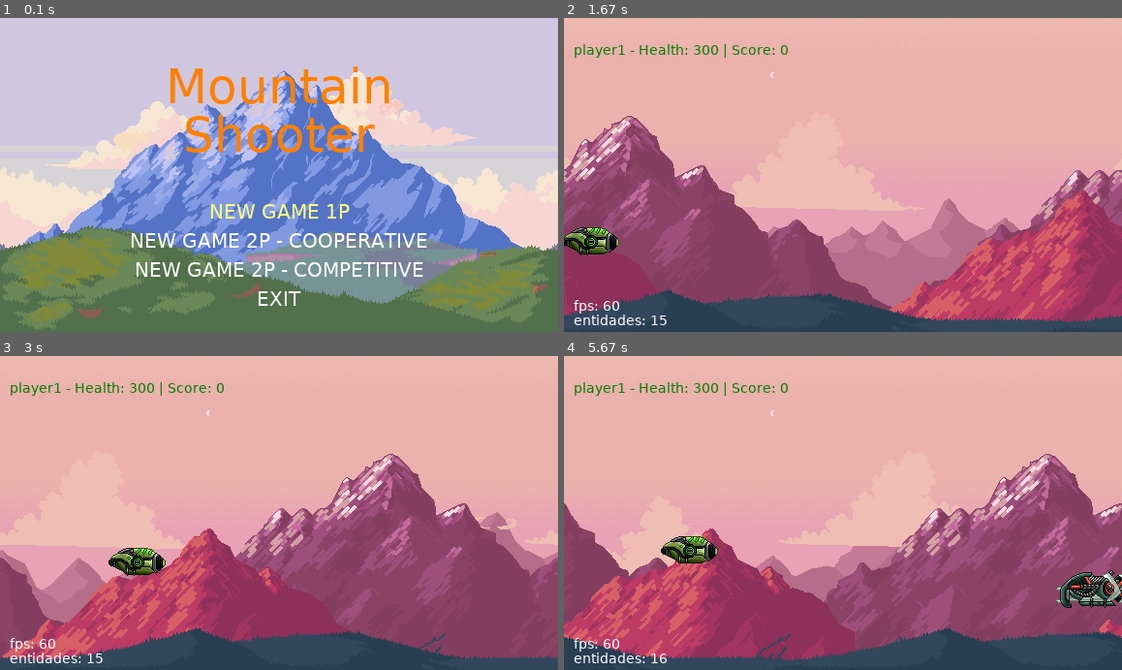
Above: before the commit, frames 1-4 (two rows, left to right).
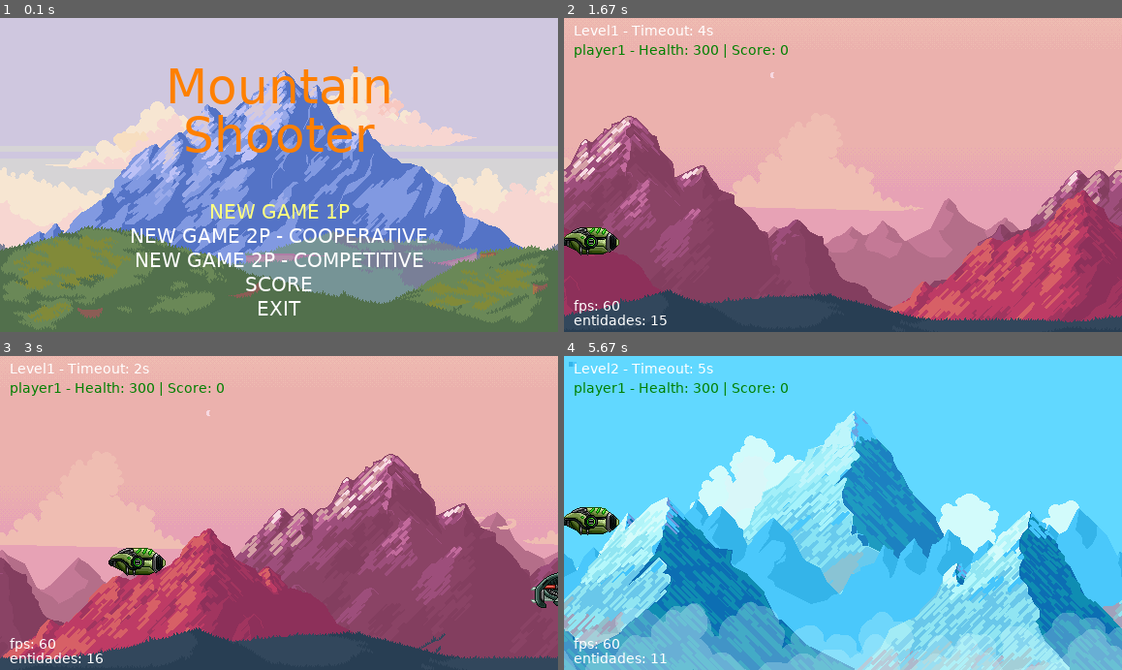
Above: after the commit, the same moments.

Repository: galastro/pyGame
Game: pygame game, started from MountainShooter/main.py
Two runs of this game, one before a commit and one after it. Both use one fixed random seed, a clock stepped at 60 frames per second and the inputs below.
Inputs:
- Up to frame 1 (0.1 s): no input
- Up to frame 2 (1.67 s): tap Enter at 0.33 s; hold Down 0.67-1.13 s; hold Left 1.22-1.62 s; hold Up from 1.65 s (still down)
- Up to frame 3 (3 s): release Up at 2.02 s; hold Right 2.05-2.68 s; hold Down from 2.72 s (still down)
- Up to frame 4 (5.67 s): release Down at 3.08 s; hold Left 3.12-3.58 s; hold Right 3.62-4.08 s; hold Up 4.12-4.42 s; hold Right 4.45-4.92 s; hold Left 4.95-5.48 s; hold Down from 5.52 s (still down)

The runs differ from the first frame. In frame 1, 3.3% of the frame differs, in the area x 23-77%, y 66-95%; in frame 2, 0.2%; in frame 3, 0.6%; in frame 4, 100%, in the area x 0-100%, y 0-100%.

Commit message:
score adicionado

Diff:
--- a/MountainShooter/code/Const.py
+++ b/MountainShooter/code/Const.py
@@ -15,6 +15,11 @@
                 'Level1Bg4': 4,
                 'Level1Bg5': 5,
                 'Level1Bg6': 6,
+                'Level2Bg0': 0,
+                'Level2Bg1': 1,
+                'Level2Bg2': 2,
+                'Level2Bg3': 3,
+                'Level2Bg4': 4,
                 'Player1': 3,
                 'Player1Shot': 2,
                 'Player2': 3,
@@ -32,6 +37,11 @@
                  'Level1Bg4': 999,
                  'Level1Bg5': 999,
                  'Level1Bg6': 999,
+                 'Level2Bg0': 999,
+                 'Level2Bg1': 999,
+                 'Level2Bg2': 999,
+                 'Level2Bg3': 999,
+                 'Level2Bg4': 999,
                  'Player1': 300,
                  'Player1Shot': 1,
                  'Player2Shot': 1,
@@ -40,6 +50,7 @@
                  'Enemy1Shot': 1,
                  'Enemy2': 200,
                  'Enemy2Shot': 1,
+
                  }
 
 ENTITY_DAMAGE = {'Level1Bg0': 0,
@@ -49,6 +60,11 @@
                  'Level1Bg4': 0,
                  'Level1Bg5': 0,
                  'Level1Bg6': 0,
+                 'Level2Bg0': 0,
+                 'Level2Bg1': 0,
+                 'Level2Bg2': 0,
+                 'Level2Bg3': 0,
+                 'Level2Bg4': 0,
                  'Player1': 1,
                  'Player1Shot': 25,
                  'Player2Shot': 20,
@@ -66,6 +82,11 @@
                 'Level1Bg4': 0,
                 'Level1Bg5': 0,
                 'Level1Bg6': 0,
+                'Level2Bg0': 0,
+                'Level2Bg1': 0,
+                'Level2Bg2': 0,
+                'Level2Bg3': 0,
+                'Level2Bg4': 0,
                 'Player1': 0,
                 'Player1Shot': 0,
                 'Player2Shot': 0,
@@ -82,11 +103,20 @@
                      }
 
 EVENT_ENEMY = pygame.USEREVENT + 1
+
+EVENT_TIMEOUT = pygame.USEREVENT + 2
 # M
 MENU_OPTION = ('NEW GAME 1P',
                'NEW GAME 2P - COOPERATIVE',
                'NEW GAME 2P - COMPETITIVE',
+               'SCORE',
                'EXIT')
+
+MENU_OPTION_SPACE = (175 + 25,
+                     175 + 50,
+                     175 + 75,
+                     175 + 100,
+                     175 + 125)
 
 # P
 PLAYER_KEY_UP = {'Player1': pygame.K_UP,
@@ -103,6 +133,26 @@
 
 PLAYER_KEY_SHOOT = {'Player1': pygame.K_RCTRL,
                     'Player2': pygame.K_LCTRL}
-# W
 WIN_WIDTH = 576
 WIN_HEIGHT = 324
+
+# S
+
+SCORE_POS = {'Title': (WIN_WIDTH / 2, 50),
+             'EnterName': (WIN_WIDTH / 2, 80),
+             'Label': (WIN_WIDTH / 2, 90),
+             'Name': (WIN_WIDTH / 2, 110),
+             0: (WIN_WIDTH / 2, 110),
+             1: (WIN_WIDTH / 2, 130),
+             2: (WIN_WIDTH / 2, 150),
+             3: (WIN_WIDTH / 2, 170),
+             4: (WIN_WIDTH / 2, 190),
+             5: (WIN_WIDTH / 2, 210),
+             6: (WIN_WIDTH / 2, 230),
+             7: (WIN_WIDTH / 2, 250),
+             8: (WIN_WIDTH / 2, 270),
+             9: (WIN_WIDTH / 2, 290),
+
+             }
+
+# W
--- /dev/null
+++ b/MountainShooter/code/DBProxy.py
@@ -0,0 +1,29 @@
+import sqlite3
+
+
+class DBProxy:
+
+    def __init__(self, db_name: str):
+        self.db_name = db_name
+        self.connection = sqlite3.connect(db_name)
+        self.connection.execute('''
+                                    CREATE TABLE IF NOT EXISTS dados(
+                                    id INTEGER PRIMARY KEY AUTOINCREMENT,
+                                    name TEXT NOT NULL,
+                                    score INTEGER NOT NULL,
+                                    date TEXT NOT NULL)
+                                    '''
+                                )
+
+    #  def execute_query(self, query: str, score_dict: dict):
+    #      self.connection.cursor().execute(query, score_dict)
+
+    def save(self, score_dict: dict):
+        self.connection.execute('INSERT INTO dados (name, score, date) VALUES (:name, :score, :date)', score_dict)
+        self.connection.commit()
+
+    def retrieve_top10(self) -> list:
+        return self.connection.execute('SELECT * FROM dados ORDER BY score DESC LIMIT 10').fetchall()
+
+    def close(self):
+        return self.connection.close()
--- a/MountainShooter/code/EntityFactory.py
+++ b/MountainShooter/code/EntityFactory.py
@@ -19,6 +19,14 @@
                     list_bg.append(Background(f'Level1Bg{i}', (0, 0)))
                     list_bg.append(Background(f'Level1Bg{i}', (WIN_WIDTH, 0)))
                 return list_bg
+
+            case 'Level2Bg':
+                list_bg = []
+                for i in range(5):
+                    list_bg.append(Background(f'Level2Bg{i}', (0, 0)))
+                    list_bg.append(Background(f'Level2Bg{i}', (WIN_WIDTH, 0)))
+                return list_bg
+
             case 'Player1':
                 return Player('Player1', (10, WIN_HEIGHT / 2 - 30))
 
--- a/MountainShooter/code/Game.py
+++ b/MountainShooter/code/Game.py
@@ -9,6 +9,7 @@
 from code.Const import WIN_WIDTH, WIN_HEIGHT, MENU_OPTION
 from code.Level import Level
 from code.Menu import Menu
+from code.Score import Score
 
 
 class Game:
@@ -18,12 +19,22 @@
 
     def run(self):
         while True:
+            score = Score(self.window)
             menu = Menu(self.window)
             menu_return = menu.run()
 
             if menu_return in [MENU_OPTION[0], MENU_OPTION[1], MENU_OPTION[2]]:
-                level = Level(self.window, 'Level1', menu_return)
-                level_return = level.run()
+                player_score = [0, 0]
+                level = Level(self.window, 'Level1', menu_return, player_score)
+                level_return = level.run(player_score)
+                if level_return:
+                    level = Level(self.window, 'Level2', menu_return, player_score)
+                    level_return = level.run(player_score)
+                    if level_return:
+                        score.save(menu_return, player_score)
+
+            elif menu_return[3]:
+                score.show()
             else:
                 pygame.quit()
                 sys.exit()
--- a/MountainShooter/code/Level.py
+++ b/MountainShooter/code/Level.py
@@ -7,7 +7,7 @@
 from pygame import Surface, Rect
 from pygame.font import Font
 
-from code.Const import COLOR_WHITE, MENU_OPTION, EVENT_ENEMY, WIN_HEIGHT, COLOR_GREEN, COLOR_CYAN
+from code.Const import COLOR_WHITE, MENU_OPTION, EVENT_ENEMY, WIN_HEIGHT, COLOR_GREEN, COLOR_CYAN, EVENT_TIMEOUT
 from code.Enemy import Enemy
 from code.Entity import Entity
 from code.EntityFactory import EntityFactory
@@ -16,21 +16,28 @@
 
 
 class Level:
-    def __init__(self, window, name, menu_option):
-        self.window: Surface = window
+    def __init__(self, window: Surface, name: str, menu_option: str, player_score: list[int]):
+        self.window = window
         self.name = name
         self.mode = menu_option  # tava self.node
         self.entity_list: list[Entity] = []
-        self.entity_list.extend(EntityFactory.get_entity('Level1Bg'))
-        self.entity_list.append(EntityFactory.get_entity('Player1'))
+        self.entity_list.extend(EntityFactory.get_entity(self.name + 'Bg'))
+        player = EntityFactory.get_entity('Player1')
+        player.score = player_score[0]
+        self.entity_list.append(player)
         if menu_option in [MENU_OPTION[1], MENU_OPTION[2]]:
-            self.entity_list.append(EntityFactory.get_entity('Player2'))
-        pygame.time.set_timer(EVENT_ENEMY, 4000)
+            player = EntityFactory.get_entity('Player2')
+            player.score = player_score[1]
+            self.entity_list.append(player)
 
-    def run(self, ):
+        pygame.time.set_timer(EVENT_ENEMY, 2000)
+        self.timeout = 5000
+        pygame.time.set_timer(EVENT_TIMEOUT, 100)
+
+    def run(self, player_score: list[int]):
         pygame.mixer_music.load(f'./assets/{self.name}.mp3')
-        # pygame.mixer_music.play(-1)
-        pygame.mixer_music.set_volume(0.3)
+        pygame.mixer_music.play(-1)
+        pygame.mixer_music.set_volume(0.1)
         clock = pygame.time.Clock()
         while True:
             clock.tick(60)
@@ -47,6 +54,7 @@
                 if ent.name == 'Player2':
                     self.level_text(14, f'player2 - Health: {ent.health} | Score: {ent.score}', COLOR_CYAN, (10, 45))
 
+            self.level_text(14, f'{self.name} - Timeout: {self.timeout / 1000 :.0f}s', COLOR_WHITE, (10, 5))
             self.level_text(14, f'fps: {clock.get_fps():.0f}', COLOR_WHITE, (10, WIN_HEIGHT - 35))
             self.level_text(14, f'entidades: {len(self.entity_list)}', COLOR_WHITE,
                             (10, WIN_HEIGHT - 20))
@@ -63,7 +71,23 @@
                     choice = random.choice(('Enemy1', 'Enemy2'))
                     self.entity_list.append(EntityFactory.get_entity(choice))
 
-        pass
+                if event.type == EVENT_TIMEOUT:
+                    self.timeout -= 100
+                    if self.timeout == 0:
+                        for ent in self.entity_list:
+                            if isinstance(ent, Player) and ent.name == 'Player1':
+                                player_score[0] = ent.score
+                            if isinstance(ent, Player) and ent.name == 'Player2':
+                                player_score[1] = ent.score
+                        return True
+
+                found_player = False
+                for ent in self.entity_list:
+                    if isinstance(ent, Player):
+                        found_player = True
+
+                if not found_player:
+                    return False
 
     def level_text(self, text_size: int, text: str, text_color: tuple, text_pos: tuple):
         text_font: Font = pygame.font.SysFont(name="Lucida Sans Typewriter", size=text_size)
--- a/MountainShooter/code/Menu.py
+++ b/MountainShooter/code/Menu.py
@@ -6,7 +6,7 @@
 from pygame import Surface, Rect
 from pygame.font import Font
 
-from code.Const import WIN_WIDTH, COLOR_ORANGE, MENU_OPTION, COLOR_WHITE, COLOR_YELLOW
+from code.Const import WIN_WIDTH, COLOR_ORANGE, MENU_OPTION, COLOR_WHITE, COLOR_YELLOW, MENU_OPTION_SPACE
 
 
 class Menu:
@@ -28,10 +28,10 @@
             for i in range(len(MENU_OPTION)):
                 if i == menu_option:
                     self.menu_text(20, MENU_OPTION[i], COLOR_YELLOW, (
-                                                                                        (WIN_WIDTH / 2), 200 + 30 * i))
+                                                                                        (WIN_WIDTH / 2), MENU_OPTION_SPACE[i]))
                 else:
                     self.menu_text(20, MENU_OPTION[i], COLOR_WHITE, (
-                                                                                        (WIN_WIDTH / 2), 200 + 30 * i))
+                                                                                        (WIN_WIDTH / 2), MENU_OPTION_SPACE[i]))
             pygame.display.flip()
 
             for event in pygame.event.get():
--- /dev/null
+++ b/MountainShooter/code/Score.py
@@ -0,0 +1,100 @@
+import sys
+from datetime import datetime
+
+import pygame
+from pygame import Surface, Rect, KEYDOWN, K_RETURN, K_BACKSPACE, K_ESCAPE
+from pygame.font import Font
+
+from code.Const import COLOR_YELLOW, SCORE_POS, MENU_OPTION, COLOR_WHITE
+from code.DBProxy import DBProxy
+
+
+def get_formatted_date():
+    current_datetime = datetime.now()
+    current_time = current_datetime.strftime("%H:%M")
+    current_date = current_datetime.strftime("%d/%m/%y")
+    return f"{current_time} - {current_date}"
+
+
+class Score:
+
+    def __init__(self, window: Surface):
+        self.window = window
+        self.surf = pygame.image.load('./assets/ScoreBg.png').convert_alpha()
+        self.rect = self.surf.get_rect(left=0, top=0)
+        pass
+
+    def score_text(self, text_size: int, text: str, text_color: tuple, text_center_pos: tuple):
+        text_font: Font = pygame.font.SysFont(name="Lucida Sans Typewriter", size=text_size)
+        text_surf: Surface = text_font.render(text, True, text_color)
+        text_rect: Rect = text_surf.get_rect(center=text_center_pos)
+        self.window.blit(source=text_surf, dest=text_rect)
+
+
+    def save(self, menu_option: str, player_score: list[int]):
+        pygame.mixer_music.load(f'./assets/Score.mp3')
+        pygame.mixer_music.play(-1)
+        pygame.mixer_music.set_volume(0.1)
+        db_proxy = DBProxy('DBScore')
+        name = ''
+        while True:
+            self.window.blit(source=self.surf, dest=self.rect)
+            self.score_text(48, 'YOU WIN!', COLOR_YELLOW, SCORE_POS['Title'])
+            if menu_option == MENU_OPTION[0]:
+                score = player_score[0]
+                text = 'Player 1 enter with your name (4 characters): '
+            if menu_option == MENU_OPTION[1]:
+                score = (player_score[0] + player_score[1]) / 2
+                text = 'Enter with the name of the team (4 characters): '
+            if menu_option == MENU_OPTION[2]:
+                if player_score[0] > player_score[1]:
+                    score = player_score[0]
+                    text = 'Player 1 enter with your name (4 characters): '
+                else:
+                    score = player_score[1]
+                    text = 'Player 2 enter with your name (4 characters): '
+
+            self.score_text(20, text, COLOR_WHITE, SCORE_POS['EnterName'])
+            for event in pygame.event.get():
+                if event.type == pygame.QUIT:
+                    pygame.quit()
+                    sys.exit()
+                elif event.type == KEYDOWN:
+                    if event.key == K_RETURN and len(name) == 4:
+                        db_proxy.save({'name': name, 'score': score, 'date': get_formatted_date()})
+                        self.show()
+                        return
+                    elif event.key == K_BACKSPACE:
+                        name = name[:-1]
+                    else:
+                        if len(name) < 4:
+                            name += event.unicode
+            self.score_text(20, name, COLOR_WHITE, SCORE_POS['Name'])
+            pygame.display.flip()
+
+    def show(self):
+        pygame.mixer_music.load(f'./assets/Score.mp3')
+        pygame.mixer_music.play(-1)
+        pygame.mixer_music.set_volume(0.1)
+        self.window.blit(source=self.surf, dest=self.rect)
+        self.score_text(48, 'TOP 10 SCORE', COLOR_YELLOW, SCORE_POS['Title'])
+        self.score_text(20, 'NAME       SCORE                  DATE', COLOR_YELLOW, SCORE_POS['Label'])
+
+        db_proxy = DBProxy('DBScore')
+        list_score = db_proxy.retrieve_top10()
+        db_proxy.close()
+
+        for player_score in list_score:
+            id, name, score, date = player_score
+            self.score_text(20, f'{name}       {score :05d}        {date}', COLOR_YELLOW,
+                            SCORE_POS[list_score.index(player_score)])
+
+        while True:
+            for event in pygame.event.get():
+                if event.type == pygame.QUIT:
+                    pygame.quit()
+                    sys.exit()
+                if event.type == KEYDOWN:
+                    if event.key == K_ESCAPE:
+                        return
+            pygame.display.flip()
Binary file added: MountainShooter/DBScore
Binary file added: MountainShooter/assets/Level2Bg0.png
Binary file added: MountainShooter/assets/Level2Bg1.png
Binary file added: MountainShooter/assets/Level2Bg2.png
Binary file added: MountainShooter/assets/Level2Bg3.png
Binary file added: MountainShooter/assets/Level2Bg4.png
Binary file added: MountainShooter/assets/ScoreBg.png
Not shown, added: MountainShooter/assets/Level2.mp3
Not shown, added: MountainShooter/assets/Score.mp3
